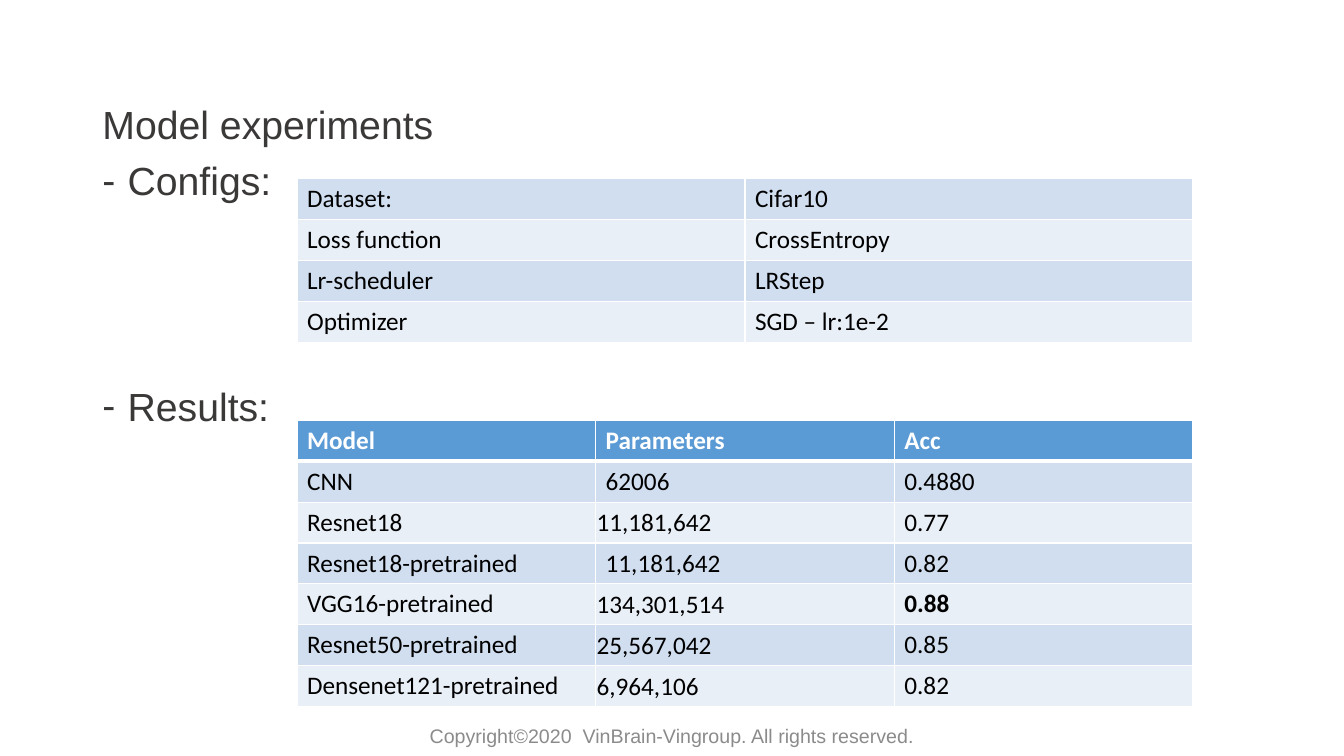
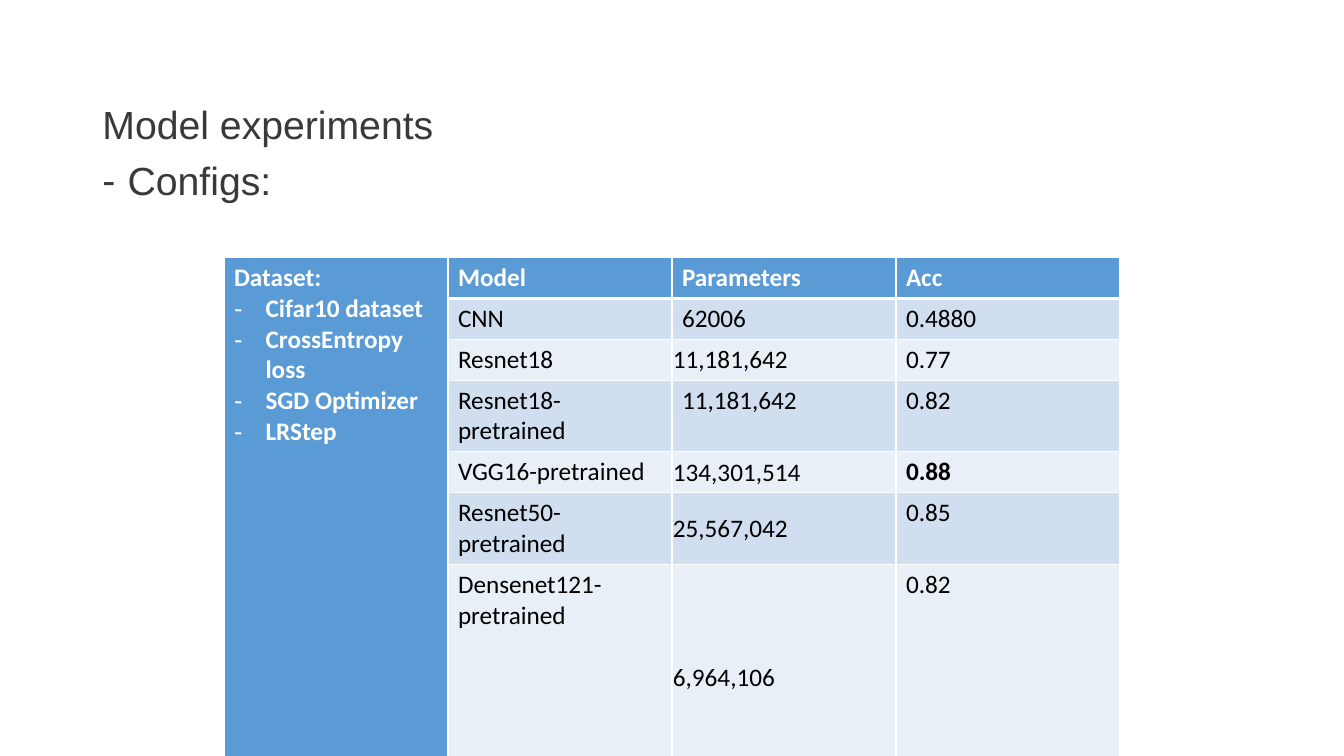
Before and after one commit to huyentls1114/vinbrain-internship, a slide deck: slide 4 of mid_term/mid_term.pptx. Drawn at 1344x756 pixels with LibreOffice and Linux fonts; fonts in the diff are those of the drawing; background and template pictures are left out. Boxes give left, top, right and bottom in pixels: in the first picture for what was removed or moved away, otherwise in the second. Text is boxed around its words. In the diff, an @@ line names an element or a change of style, - is before the commit and + after.

```diff
--- a/mid_term/mid_term.pptx
+++ b/mid_term/mid_term.pptx
@@ table removed at <box>297,178,1193,342</box>, 4 rows, 2 columns @@
-Dataset: | Cifar10
-Loss function | CrossEntropy
-Lr-scheduler | LRStep
-Optimizer | SGD – lr:1e-2
@@ table at <box>224,258,1119,693</box> @@
+column 1: Dataset: / Cifar10 dataset / CrossEntropy loss / SGD Optimizer / LRStep |  |  |  |  |  | 
@@ table: place and size @@
-table at <box>297,420,1193,707</box>
+table at <box>224,258,1119,693</box>
@@ text at <box>128,392,269,422</box>: paragraph removed @@
-– Results:
```
Also in this commit, not shown: 7 other slides changed, 6 slides added, 2 other files.
